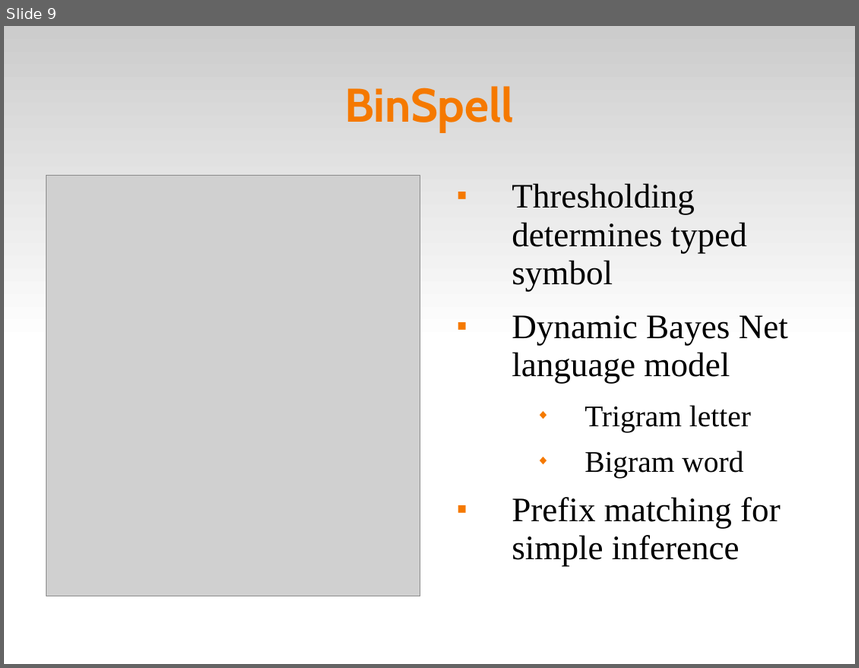
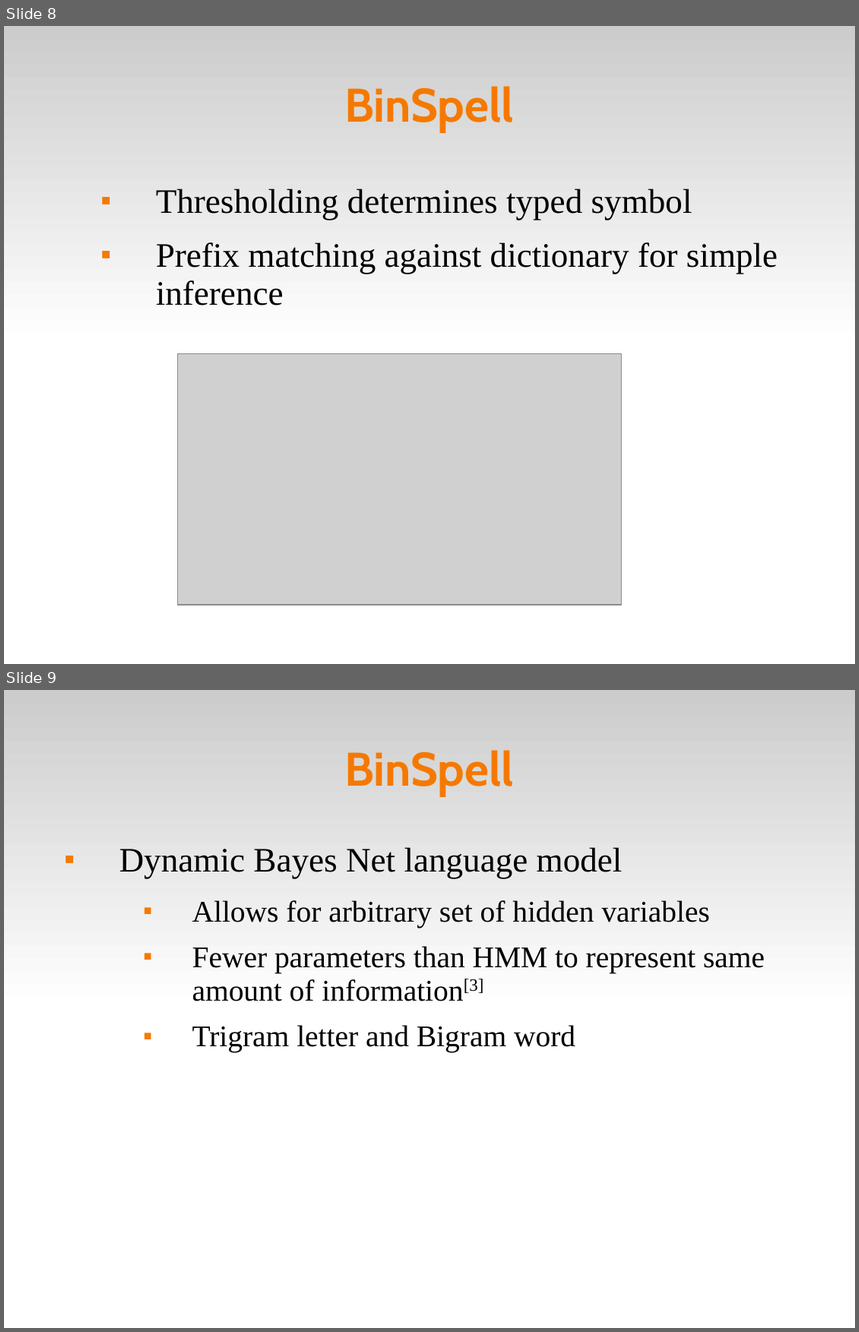
Before and after one commit to abdullah38rcc/BCI-Virtual-Keyboard, a slide deck: circlespell/docs/virtKey.ppt. Shown one above the other, each under a label of ours: slide 9 before the commit, slides 8 and 9 after it. The pictures are 859x668 and 859x1332 pixels, drawn with LibreOffice and Linux fonts; fonts in the diff are those of the drawing; grey boxes stand for pictures. Boxes give left, top, right and bottom in pixels: in the first picture for what was removed or moved away, otherwise in the second. Text is boxed around its words. In the diff, an @@ line names an element or a change of style, - is before the commit and + after.

```diff
--- a/circlespell/docs/virtKey.ppt
+++ b/circlespell/docs/virtKey.ppt
@@ slide 9 added at (x1=4, y1=690, x2=855, y2=1328), background #FFFFFF; not listed: 1 template element that a slide beside it also shows @@
@@ title added at (x1=344, y1=750, x2=514, y2=796), 44 pt, text #F57900, bold @@
+BinSpell
@@ text added at (x1=120, y1=847, x2=765, y2=1053), 28 pt, text #000000 @@
+■ Dynamic Bayes Net language model
+  ■ Allows for arbitrary set of hidden variables
+  ■ Fewer parameters than HMM to represent same amount of information[3]
+  ■ Trigram letter and Bigram word
@@ what was slide 9 is now slide 8 @@
@@ slide 8 changed as well @@
@@ picture removed at (x1=47, y1=175, x2=420, y2=597) @@
@@ text "Thresholding determines typed symbol" moved from (x1=512, y1=183, x2=788, y2=567) to (x1=156, y1=189, x2=778, y2=306) @@
@@ text at (x1=156, y1=189, x2=693, y2=220): indent changed @@
@@ text at (x1=156, y1=243, x2=778, y2=306): text changed @@
-■ Dynamic Bayes Net language model
-  ◆ Trigram letter
-  ◆ Bigram word
-■ Prefix matching for simple inference
+■ Prefix matching against dictionary for simple inference
@@ picture added at (x1=178, y1=354, x2=622, y2=605) @@
```
Also in this commit, not shown: 8 other slides changed, 2 other slides added.
